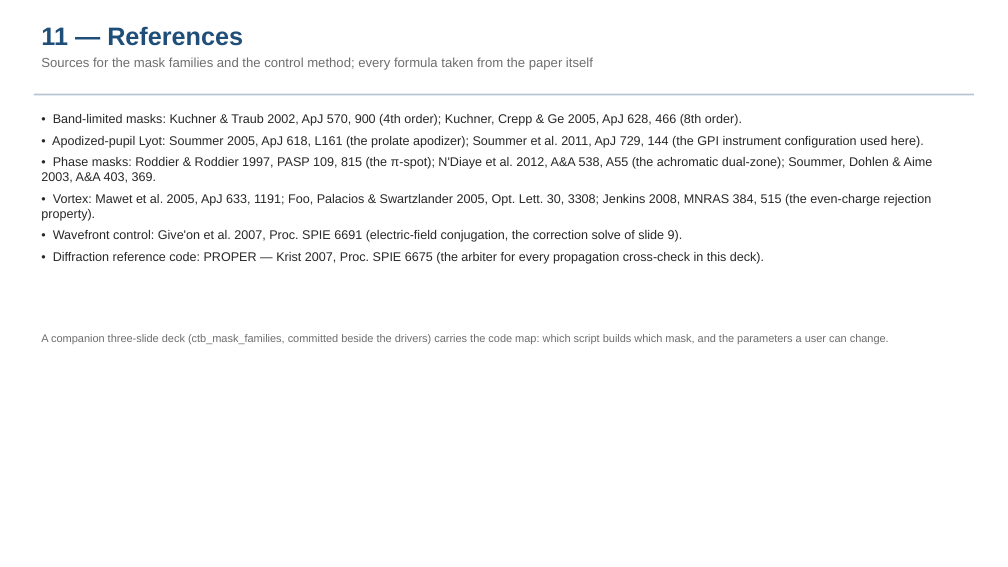
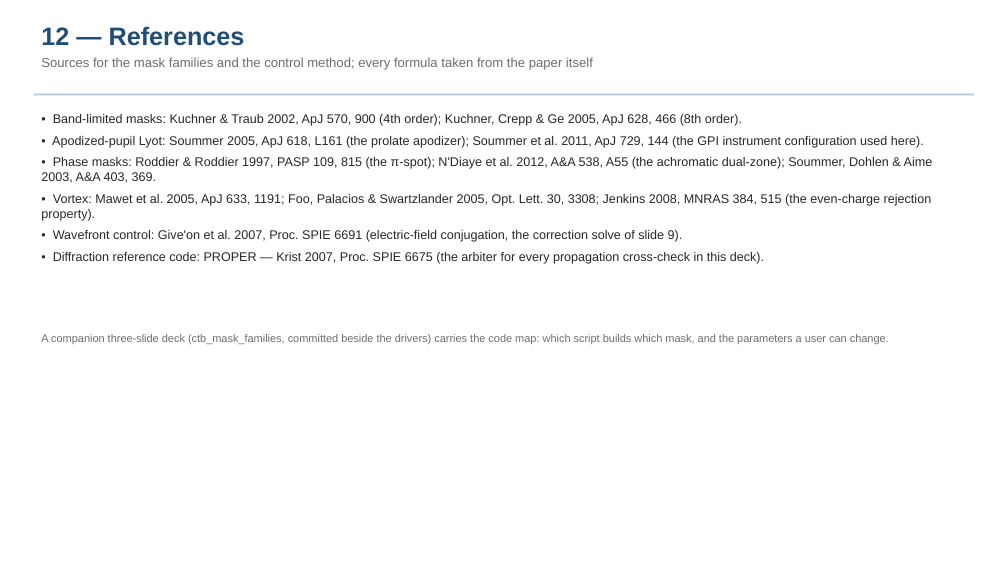
Before and after one commit to nasa-jpl/MACOS_resources, a slide deck: slide 13 of mmacos/templates/30_instruments/bench_ctb/deck_ctb.pptx (slide 12 before the commit). Drawn at 1008x567 pixels with LibreOffice and Linux fonts; fonts in the diff are those of the drawing. Boxes give left, top, right and bottom in pixels: in the first picture for what was removed or moved away, otherwise in the second. Text is boxed around its words. In the diff, an @@ line names an element or a change of style, - is before the commit and + after.

```diff
--- a/mmacos/templates/30_instruments/bench_ctb/deck_ctb.pptx
+++ b/mmacos/templates/30_instruments/bench_ctb/deck_ctb.pptx
@@ text at [41,26,245,46]: text changed @@
-11 — References
+12 — References
```
Also in this commit, not shown: 1 other slide changed, 1 slide added, 9 other files.
